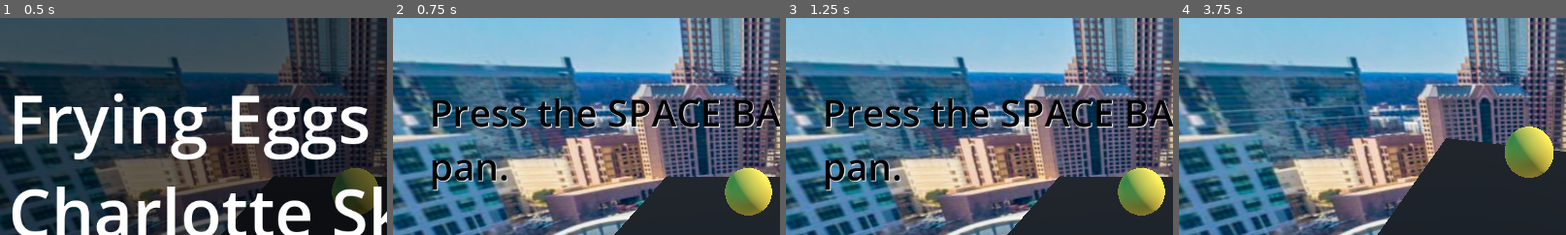
Above: before the commit, frames 1-4 (left to right).
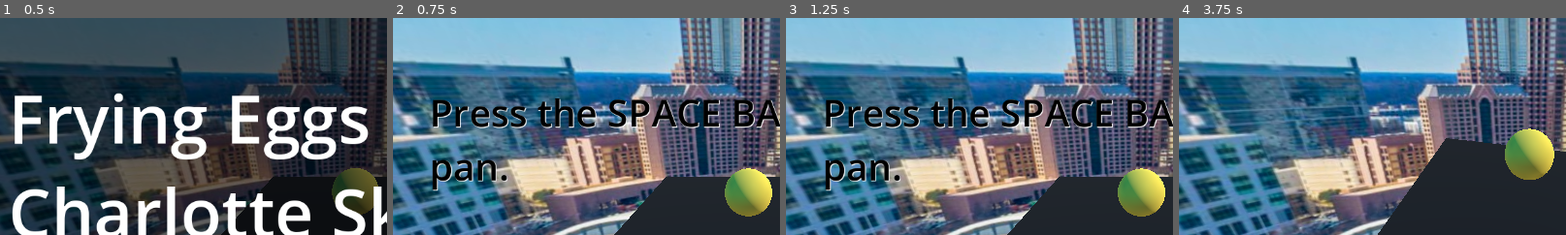
Above: after the commit, the same moments.

Repository: dallen72/Frying-Eggs-On-the-Charlotte-Skyline
Game: Godot game, scene res://node_3d.tscn
Two runs of this game, one before a commit and one after it. Both use one fixed random seed, a clock stepped at 60 frames per second and the inputs below.
Inputs:
- Up to frame 1 (0.5 s): no input
- Up to frame 2 (0.75 s): tap Space at 0.5 s; hold Enter (ui_accept) from 0.53 s (still down)
- Up to frame 3 (1.25 s): keep holding Enter (ui_accept)
- Up to frame 4 (3.75 s): tap Space at 1.25 s; release Enter (ui_accept) at 1.28 s; tap Enter (ui_accept) at 1.35, 1.52, 1.82, 2.85, 3.02, 3.32 s; hold Enter (ui_accept) 2.03-2.78 s; hold Enter (ui_accept) from 3.53 s (still down)
The pictures show only the part of the screen within x 4-54%, y 0-50%; the shares and areas given below are measured in that part.

Frame 1 is identical in both runs. In frame 2, less than 0.1% of the frame differs, in the area x 85-98%, y 69-92%; in frame 3, 0.1%; in frame 4, 0.3%, in the area x 84-97%, y 50-75%.

Commit message:
egg moving

Diff:
--- a/node_3d.gd
+++ b/node_3d.gd
@@ -37,6 +37,7 @@
 
 	if ( ! _game_started):
 		if (Input.is_action_pressed("ui_accept")):
+			$rig/ball.apply_impulse(Vector3(0, 0, 0.5))
 			$menu.hide()
 			$instructionOne.show()
 			_game_started = true
@@ -62,7 +63,7 @@
 		if (_instruction_count == 3):
 			$instructionOne.hide()
 			$instructionTwo.show()
-		elif (_instruction_count == 5):
+		elif (_instruction_count == 5 ):
 			$instructionTwo.hide()
 		print("debug, instruction_count: " + str(_instruction_count     ))
 
